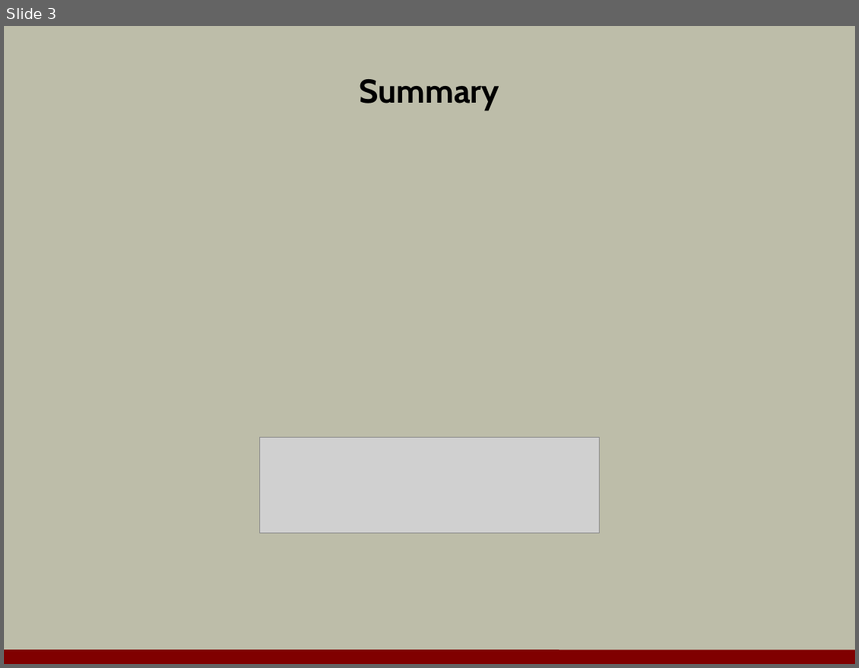
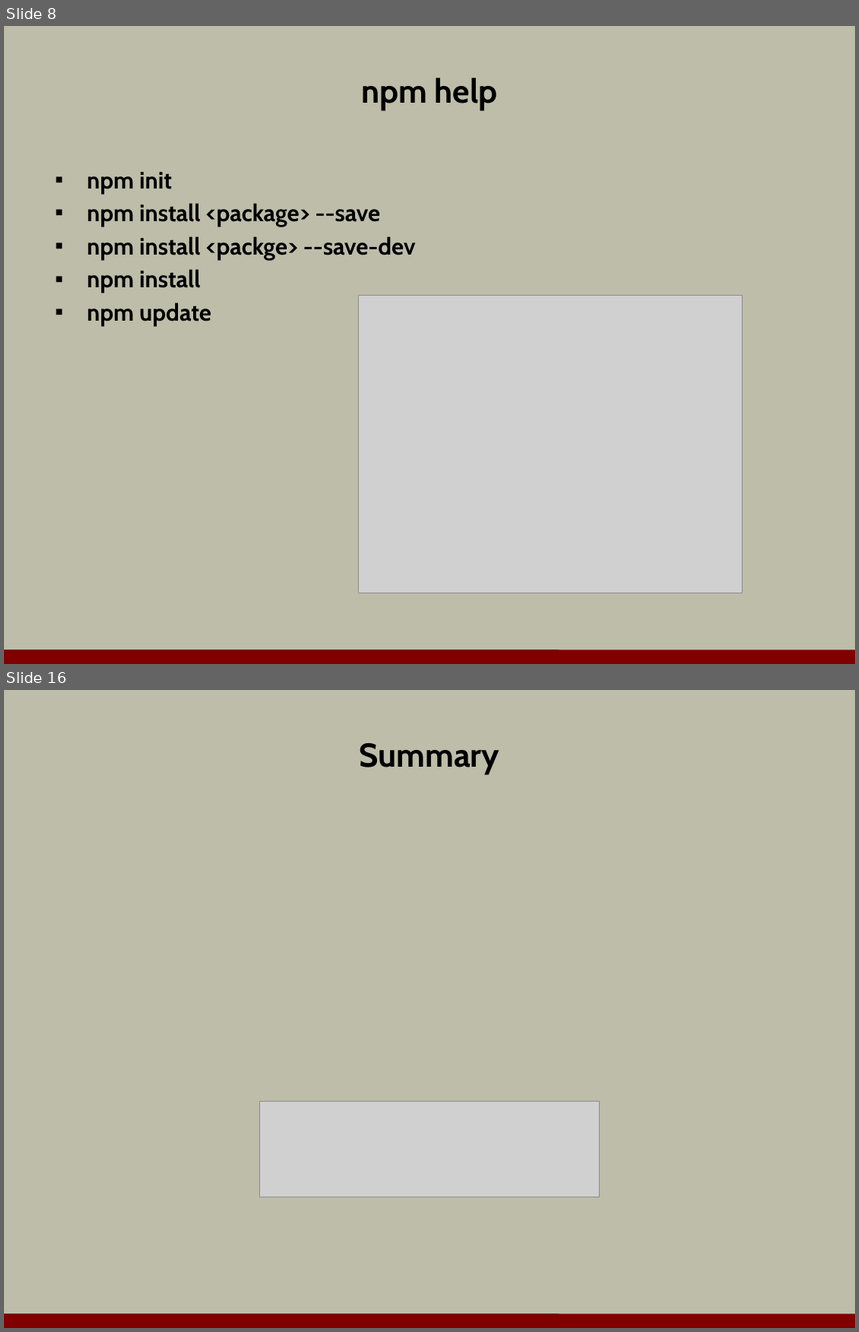
Before and after one commit to OdeToCode/classes, a slide deck: angularjs/slides/a3_nodetools.pptx. Shown one above the other, each under a label of ours: slide 3 before the commit, slides 8 and 16 after it; the slides between them are not shown. The pictures are 859x668 and 859x1332 pixels, drawn with LibreOffice and Linux fonts; fonts in the diff are those of the drawing; grey boxes stand for pictures; background and template pictures are left out. Boxes give left, top, right and bottom in pixels: in the first picture for what was removed or moved away, otherwise in the second. Text is boxed around its words. In the diff, an @@ line names an element or a change of style, - is before the commit and + after.

```diff
--- a/angularjs/slides/a3_nodetools.pptx
+++ b/angularjs/slides/a3_nodetools.pptx
@@ slide 8 added at (4,26,855,664), background #BDBDA9; not listed: 1 template element that a slide beside it also shows @@
@@ title added at (361,78,498,110), 28 pt, text #000000, bold @@
+npm help
@@ text added at (87,172,416,326), 20 pt, text #000000, bold @@
+▪ npm init
+▪ npm install <package> --save
+▪ npm install <packge> --save-dev
+▪ npm install
+▪ npm update
@@ picture added at (359,296,743,594) @@
@@ what was slide 3 is now slide 16 @@
```
Also in this commit, not shown: 1 slide changed, 13 other slides added, 1 slide removed, 1 other file.
